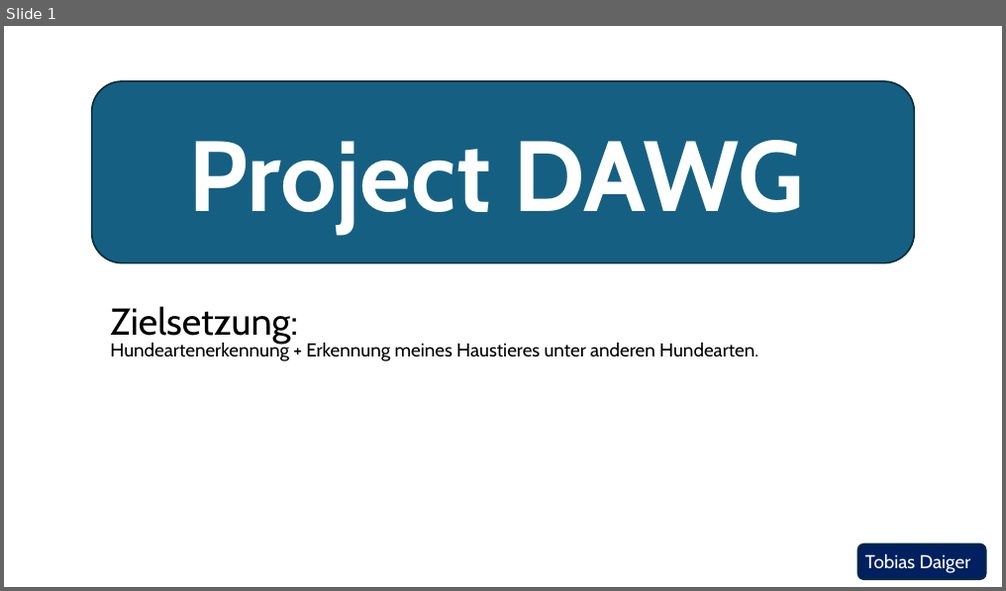
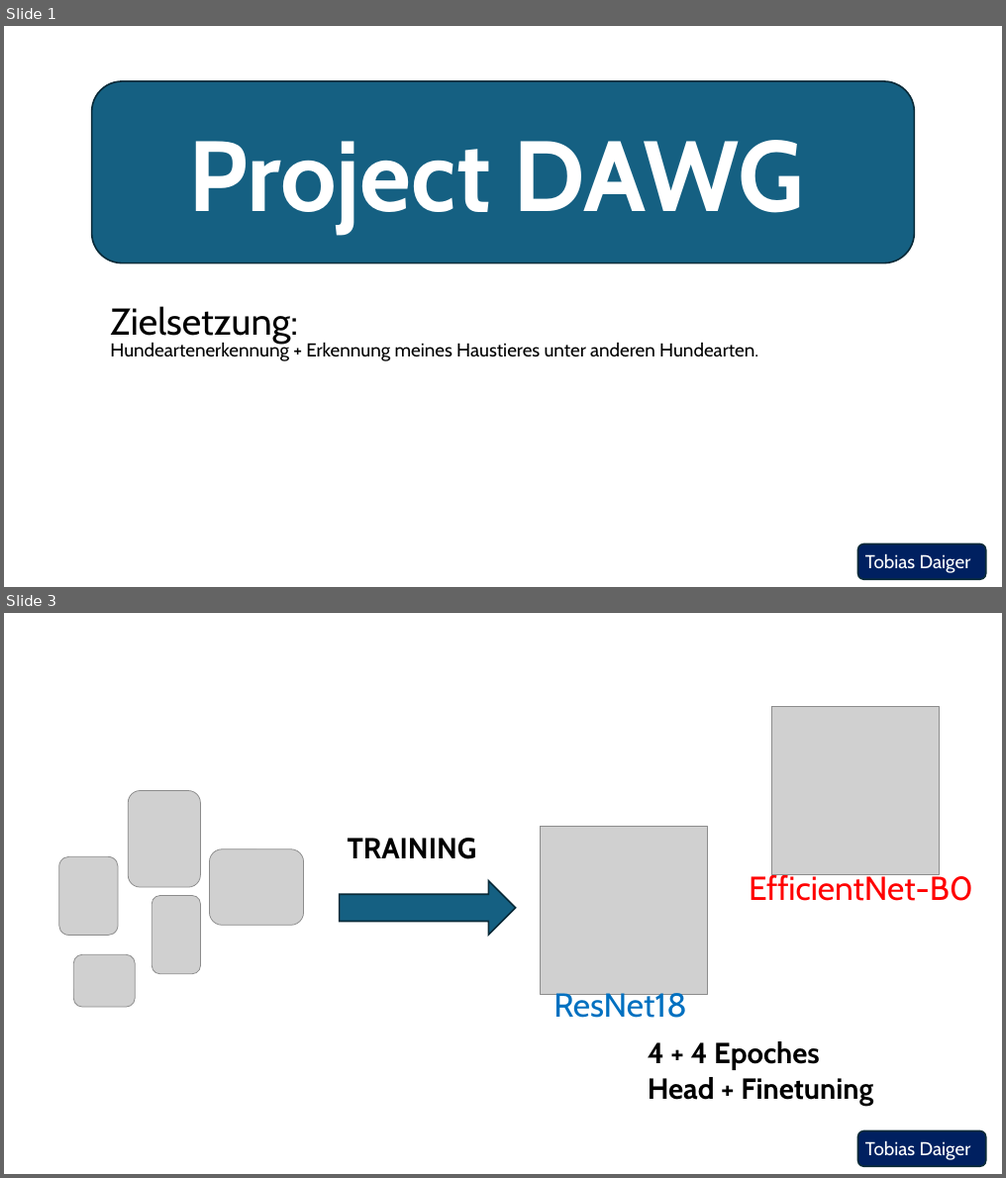
Before and after one commit to tobydgr/project_dawg, a slide deck: presentation/MS_presentation_300726.pptx. Shown one above the other, each under a label of ours: slide 1 before the commit, slides 1 and 3 after it; the slides between them are not shown. The pictures are 1006x591 and 1006x1178 pixels, drawn with LibreOffice and Linux fonts; fonts in the diff are those of the drawing; grey boxes stand for pictures. Boxes give left, top, right and bottom in pixels: in the first picture for what was removed or moved away, otherwise in the second. Text is boxed around its words. In the diff, an @@ line names an element or a change of style, - is before the commit and + after.

```diff
--- a/presentation/MS_presentation_300726.pptx
+++ b/presentation/MS_presentation_300726.pptx
@@ slide 3 added at <box>4,613,1002,1174</box>, background #FFFFFF @@
@@ picture added at <box>771,707,940,875</box> @@
@@ picture added at <box>129,790,201,887</box> @@
@@ picture added at <box>209,850,303,925</box> @@
@@ text added at <box>348,838,477,860</box>, 28 pt, text #000000, bold @@
+TRAINING
@@ picture added at <box>540,827,709,995</box> @@
@@ picture added at <box>59,858,119,936</box> @@
@@ text added at <box>748,872,973,901</box>, 32 pt, text #FF0000 @@
+EfficientNet-B0
@@ picture added at <box>152,896,200,974</box> @@
@@ right arrow added at <box>340,881,516,935</box>, fill #156082, outline #092A39 1.5 pt @@
@@ picture added at <box>73,956,135,1008</box> @@
@@ text added at <box>553,990,686,1018</box>, 32 pt, text #0070C0 @@
+ResNet18
@@ text added at <box>648,1042,873,1106</box>, 28 pt, text #000000, bold @@
+4 + 4 Epoches
+Head + Finetuning
@@ rounded rectangle added at <box>858,1131,986,1166</box>, fill #002060, outline #092A39 1.5 pt @@
@@ text added at <box>865,1141,971,1160</box>, 18 pt, text #FFFFFF @@
+Tobias Daiger
```
Also in this commit, not shown: 4 slides changed, 4 other slides added, 5 other files.
